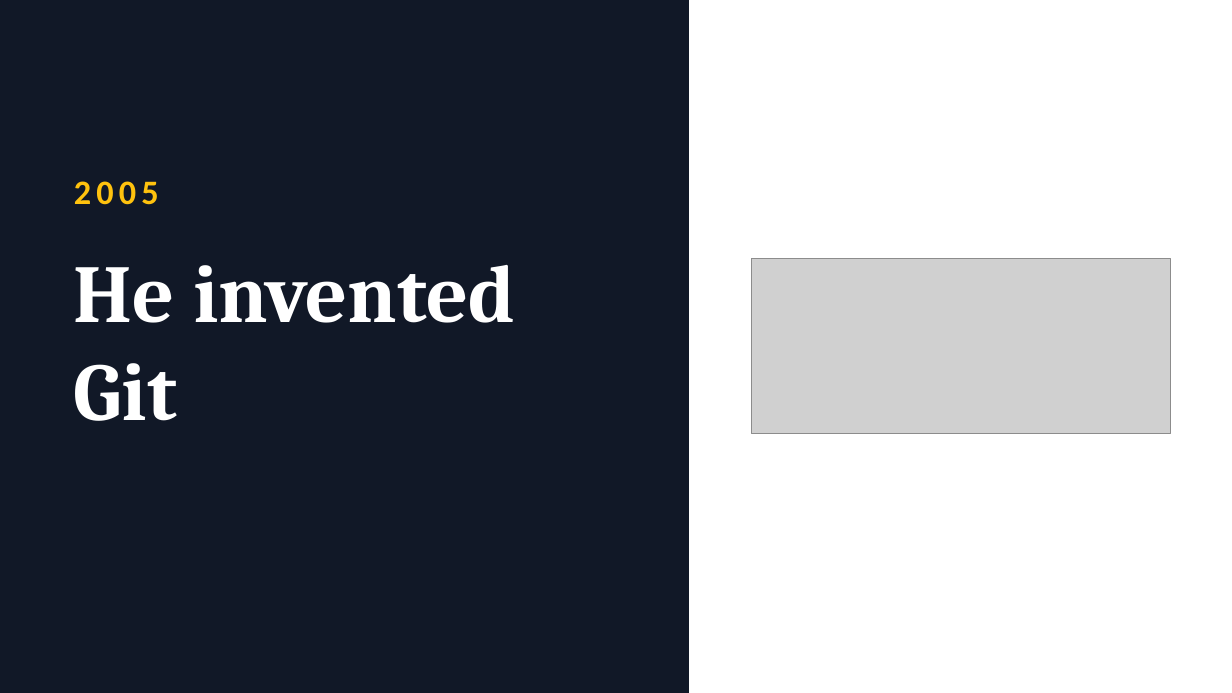
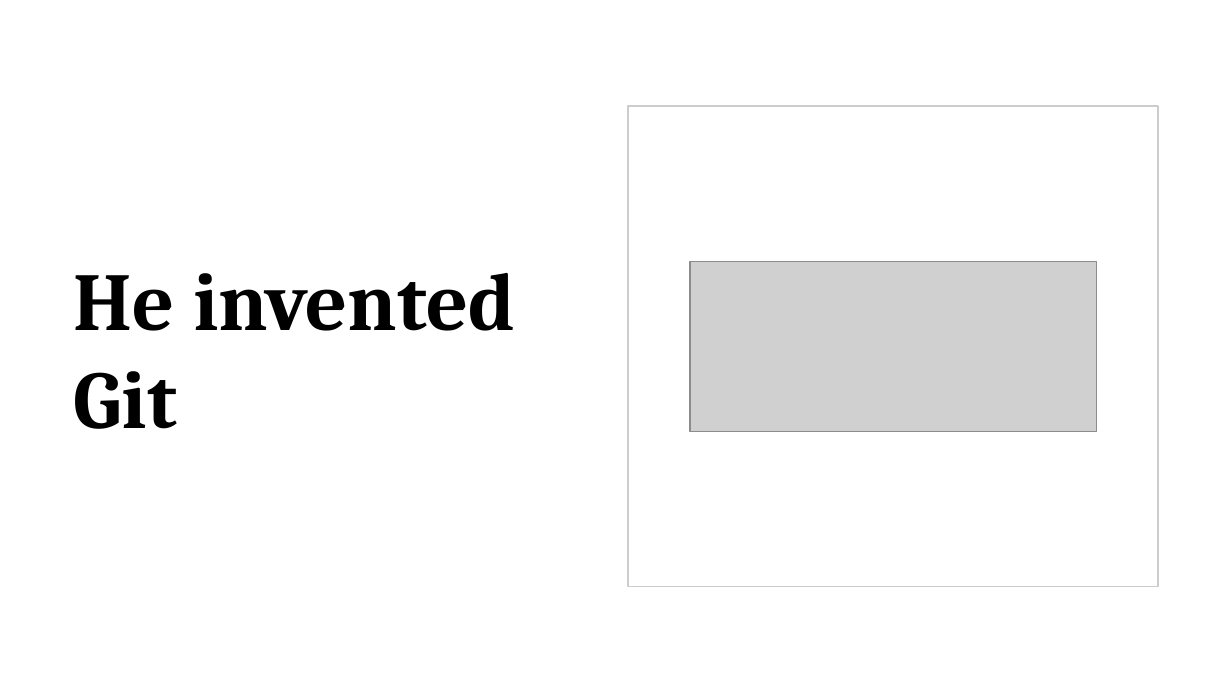
Before and after one commit to promilek2/Najs, a slide deck: slide 6 of Linus_Torvalds.pptx. Drawn at 1232x693 pixels with LibreOffice and Linux fonts; fonts in the diff are those of the drawing; grey boxes stand for pictures. Boxes give left, top, right and bottom in pixels: in the first picture for what was removed or moved away, otherwise in the second. Text is boxed around its words. In the diff, an @@ line names an element or a change of style, - is before the commit and + after.

```diff
--- a/Linus_Torvalds.pptx
+++ b/Linus_Torvalds.pptx
@@ background #111827 to #FFFFFF @@
@@ text "He invented Git": place and size @@
-text "He invented Git" at [74,265,515,421]
+text "He invented Git" at [74,273,515,429]
@@ text "He invented Git" at [74,273,515,429]: text colour #FFFFFF to #000000; vertical alignment top to middle @@
@@ rectangle: place and size @@
-rectangle at [690,0,1232,692]
+rectangle at [628,106,1158,586]
@@ rectangle at [628,106,1158,586]: outline #FFFFFF 1 pt to #CCCCCC 1 pt @@
@@ text removed at [74,181,159,205] @@
-2005
@@ picture: place and size @@
-picture at [752,259,1170,434]
+picture at [690,261,1096,431]
```
Also in this commit, not shown: 7 other slides changed, 2 slides added, 2 slides removed.
